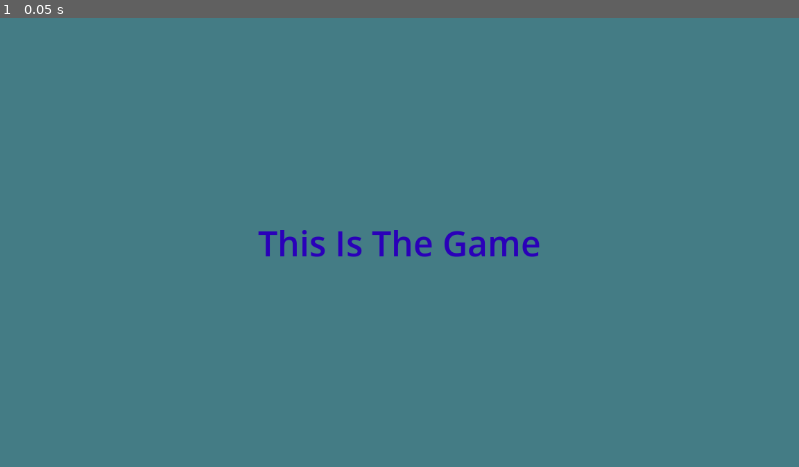
Above: before the commit, frame 1.
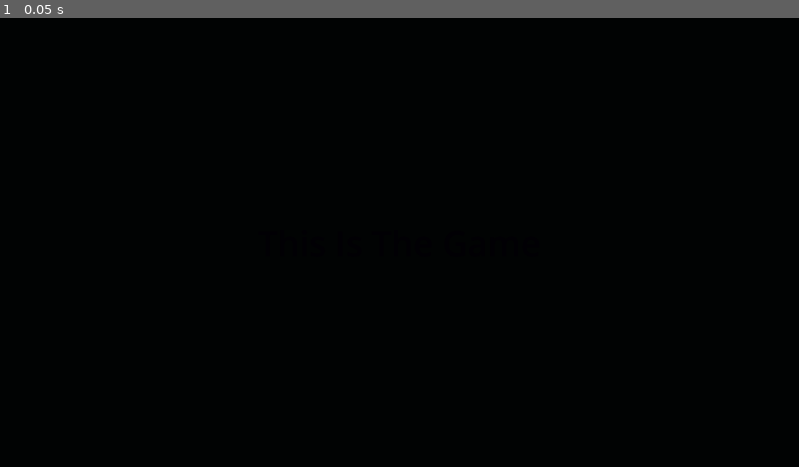
Above: after the commit, the same moment.

Repository: Ahmed-Dadousha/Multiplayer
Game: Godot game, scene res://Scenes/game.tscn
Same seed, same stepped clock (60 frames per second), same inputs: the game is played once before the commit and once after it. This scene is started directly instead of the project's main scene. The engine's default icon, where the game draws it, is replaced by a stand-in: a white triangle on a blue panel in a dark square.
Inputs:
- Up to frame 1 (0.05 s): no input

The runs differ from the first frame. In frame 1, 100% of the frame differs, in the area x 0-100%, y 0-100%.

Commit message:
Added Transtion Effect

Diff:
--- a/Scenes/game.tscn
+++ b/Scenes/game.tscn
@@ -1,7 +1,8 @@
-[gd_scene load_steps=3 format=3 uid="uid://c6hilgny6bh7o"]
+[gd_scene load_steps=4 format=3 uid="uid://c6hilgny6bh7o"]
 
 [ext_resource type="Script" path="res://Scripts/game.gd" id="1_q44nk"]
 [ext_resource type="PackedScene" uid="uid://do68pp74fwc75" path="res://Scenes/player.tscn" id="2_0bulw"]
+[ext_resource type="PackedScene" uid="uid://dygcbhqifywoj" path="res://Scenes/transitiontscn.tscn" id="3_pt1ll"]
 
 [node name="Game" type="Node2D"]
 script = ExtResource("1_q44nk")
@@ -36,3 +37,5 @@
 
 [node name="1" type="Node2D" parent="playerSpawnPositions" groups=["pos"]]
 position = Vector2(1003, 144)
+
+[node name="CanvasLayer" parent="." instance=ExtResource("3_pt1ll")]
--- a/Scenes/multiplayer_scene.tscn
+++ b/Scenes/multiplayer_scene.tscn
@@ -1,7 +1,43 @@
-[gd_scene load_steps=3 format=3 uid="uid://c312aa74b3nib"]
+[gd_scene load_steps=6 format=3 uid="uid://c312aa74b3nib"]
 
 [ext_resource type="Script" path="res://Scripts/multiplayer_scene.gd" id="1_sp03g"]
 [ext_resource type="Script" path="res://Scripts/LanServerVrowser.gd" id="2_fdsg8"]
+
+[sub_resource type="Animation" id="Animation_2g6kc"]
+resource_name = "fade"
+tracks/0/type = "value"
+tracks/0/imported = false
+tracks/0/enabled = true
+tracks/0/path = NodePath(".:modulate")
+tracks/0/interp = 1
+tracks/0/loop_wrap = true
+tracks/0/keys = {
+"times": PackedFloat32Array(0, 1),
+"transitions": PackedFloat32Array(1, 1),
+"update": 0,
+"values": [Color(0, 0, 0, 0), Color(0, 0, 0, 1)]
+}
+
+[sub_resource type="Animation" id="Animation_ii60x"]
+length = 0.001
+tracks/0/type = "value"
+tracks/0/imported = false
+tracks/0/enabled = true
+tracks/0/path = NodePath(".:modulate")
+tracks/0/interp = 1
+tracks/0/loop_wrap = true
+tracks/0/keys = {
+"times": PackedFloat32Array(0),
+"transitions": PackedFloat32Array(1),
+"update": 0,
+"values": [Color(0, 0, 0, 1)]
+}
+
+[sub_resource type="AnimationLibrary" id="AnimationLibrary_w7cxa"]
+_data = {
+"RESET": SubResource("Animation_ii60x"),
+"fade": SubResource("Animation_2g6kc")
+}
 
 [node name="MultiplayerScene" type="Control"]
 layout_mode = 3
@@ -11,6 +47,24 @@
 grow_horizontal = 2
 grow_vertical = 2
 script = ExtResource("1_sp03g")
+
+[node name="CanvasLayer" type="CanvasLayer" parent="."]
+visible = false
+
+[node name="ColorRect" type="ColorRect" parent="CanvasLayer"]
+modulate = Color(0, 0, 0, 1)
+anchors_preset = 15
+anchor_right = 1.0
+anchor_bottom = 1.0
+grow_horizontal = 2
+grow_vertical = 2
+color = Color(0, 0, 0, 1)
+
+[node name="AnimationPlayer" type="AnimationPlayer" parent="CanvasLayer"]
+root_node = NodePath("../ColorRect")
+libraries = {
+"": SubResource("AnimationLibrary_w7cxa")
+}
 
 [node name="Controls" type="VBoxContainer" parent="."]
 layout_mode = 1
--- /dev/null
+++ b/Scenes/transitiontscn.tscn
@@ -0,0 +1,55 @@
+[gd_scene load_steps=4 format=3 uid="uid://dygcbhqifywoj"]
+
+[sub_resource type="Animation" id="Animation_i6ahe"]
+resource_name = "fade"
+length = 2.0
+tracks/0/type = "value"
+tracks/0/imported = false
+tracks/0/enabled = true
+tracks/0/path = NodePath("ColorRect:modulate")
+tracks/0/interp = 1
+tracks/0/loop_wrap = true
+tracks/0/keys = {
+"times": PackedFloat32Array(0, 2),
+"transitions": PackedFloat32Array(1, 1),
+"update": 0,
+"values": [Color(0, 0, 0, 1), Color(0, 0, 0, 0)]
+}
+
+[sub_resource type="Animation" id="Animation_fk501"]
+length = 0.001
+tracks/0/type = "value"
+tracks/0/imported = false
+tracks/0/enabled = true
+tracks/0/path = NodePath("ColorRect:modulate")
+tracks/0/interp = 1
+tracks/0/loop_wrap = true
+tracks/0/keys = {
+"times": PackedFloat32Array(0),
+"transitions": PackedFloat32Array(1),
+"update": 0,
+"values": [Color(1, 1, 1, 0)]
+}
+
+[sub_resource type="AnimationLibrary" id="AnimationLibrary_83hxk"]
+_data = {
+"RESET": SubResource("Animation_fk501"),
+"fade": SubResource("Animation_i6ahe")
+}
+
+[node name="CanvasLayer" type="CanvasLayer"]
+
+[node name="ColorRect" type="ColorRect" parent="."]
+modulate = Color(1, 1, 1, 0)
+anchors_preset = 15
+anchor_right = 1.0
+anchor_bottom = 1.0
+grow_horizontal = 2
+grow_vertical = 2
+color = Color(0, 0, 0, 1)
+
+[node name="AnimationTree" type="AnimationPlayer" parent="."]
+libraries = {
+"": SubResource("AnimationLibrary_83hxk")
+}
+autoplay = "fade"
--- a/Scripts/multiplayer_scene.gd
+++ b/Scripts/multiplayer_scene.gd
@@ -5,7 +5,6 @@
 func _ready():
 	Global.connect("countChanged", changeCount)
 	NetworkManger.connect("server_disconnected", serverDisconnected)
-
 
 func serverDisconnected():
 
@@ -65,6 +64,9 @@
 	Global.players.clear()
 
 func _on_start_pressed():
+	$CanvasLayer.visible = true
+	$CanvasLayer/AnimationPlayer.play("fade")
+	await $CanvasLayer/AnimationPlayer.animation_finished
 	NetworkManger.nextScene.rpc()
 
 # My Custem Functions
--- a/Scripts/networkManger.gd
+++ b/Scripts/networkManger.gd
@@ -9,8 +9,8 @@
 var port: int = 8910
 var playerData: Dictionary = {"name" : "", "color": Color(0,0,0,0), "index": 0}
 var server: ENetMultiplayerPeer
-var gameScene: PackedScene =  preload("res://Scenes/game.tscn")
-var mainScene: PackedScene = preload("res://Scenes/multiplayer_scene.tscn")
+var mainScene:String = "res://Scenes/multiplayer_scene.tscn"
+var NextScene: String = "res://Scenes/game.tscn"
 # Constants
 const MAX_CONNECTIONS = 20
 
@@ -78,7 +78,7 @@
 @rpc("any_peer", "call_local")
 func nextScene():
 	# Change Scene to Gane Scene
-	get_tree().change_scene_to_packed(gameScene)
+	get_tree().change_scene_to_file(NextScene)
 
 @rpc("any_peer", "call_local")
 func removePlayer(id: int):
@@ -180,7 +180,7 @@
 	multiplayer.connection_failed.disconnect(connectionFailed)
 
 func returnToMain():
-	get_tree().change_scene_to_packed(mainScene)
+	get_tree().change_scene_to_file(mainScene)
 #endregion Multiplayer Manager
 
 
--- a/Scripts/player.gd
+++ b/Scripts/player.gd
@@ -1,6 +1,6 @@
 extends CharacterBody2D
 
-var speed: int = 1000
+var speed: int = 15000
 
 func setName(text: String):
 	$Label.text = text
